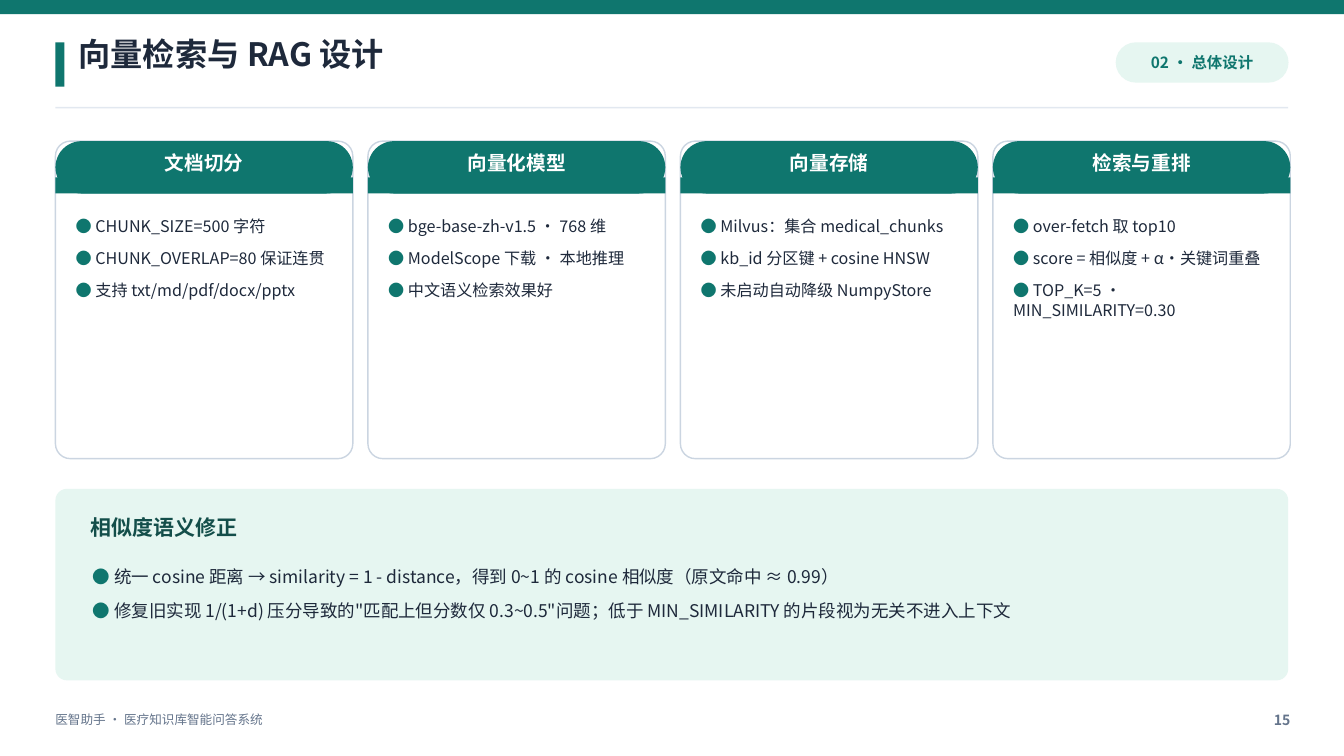
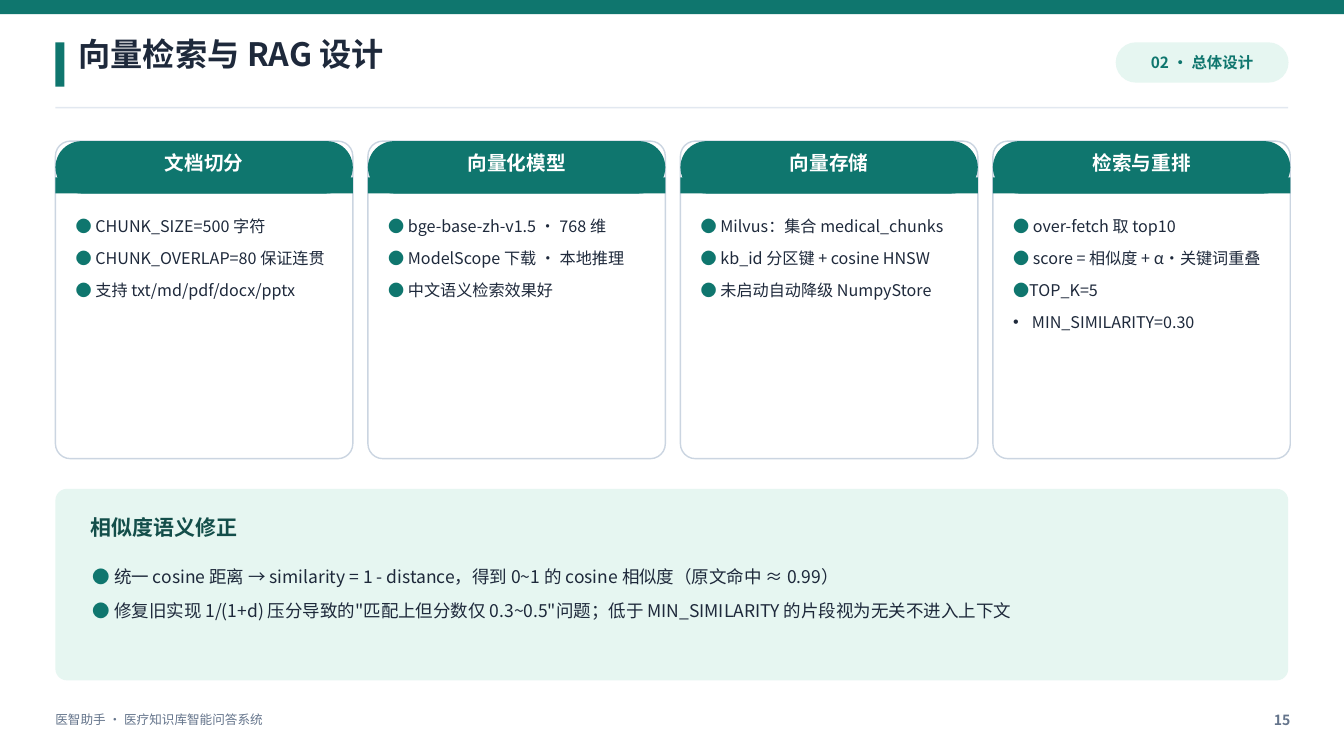
Before and after one commit to SFANBLOG/medical-assistant-master, a slide deck: slide 15 of 医智助手-项目答辩.pptx. Drawn at 1344x756 pixels with LibreOffice and Linux fonts; fonts in the diff are those of the drawing. Boxes give left, top, right and bottom in pixels: in the first picture for what was removed or moved away, otherwise in the second. Text is boxed around its words. In the diff, an @@ line names an element or a change of style, - is before the commit and + after.

```diff
--- a/医智助手-项目答辩.pptx
+++ b/医智助手-项目答辩.pptx
@@ text at (1013, 282, 1194, 331): text changed @@
-● TOP_K=5 · MIN_SIMILARITY=0.30
+●TOP_K=5
+• MIN_SIMILARITY=0.30
```
Also in this commit, not shown: 2 other slides changed, 2 other files.
